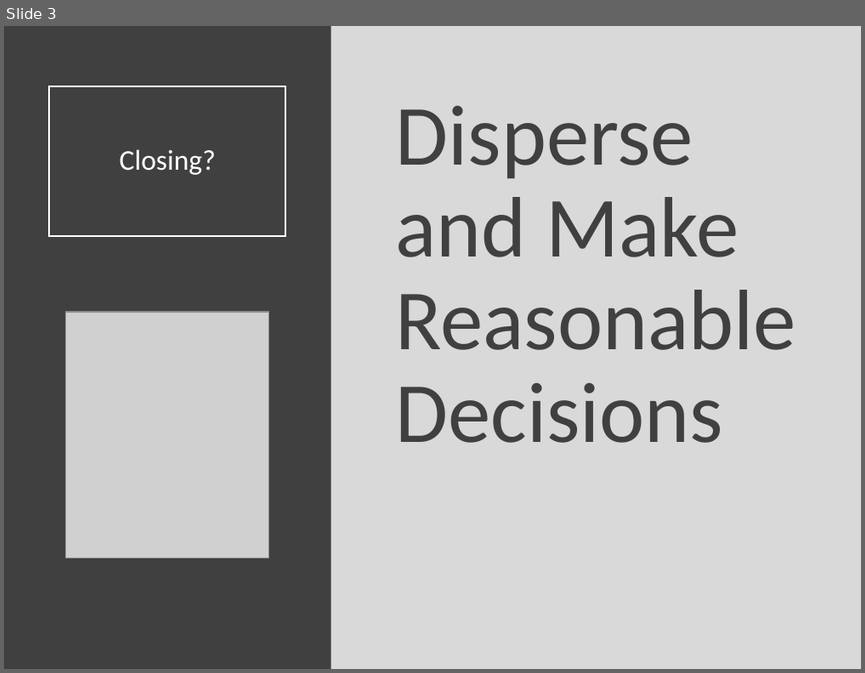
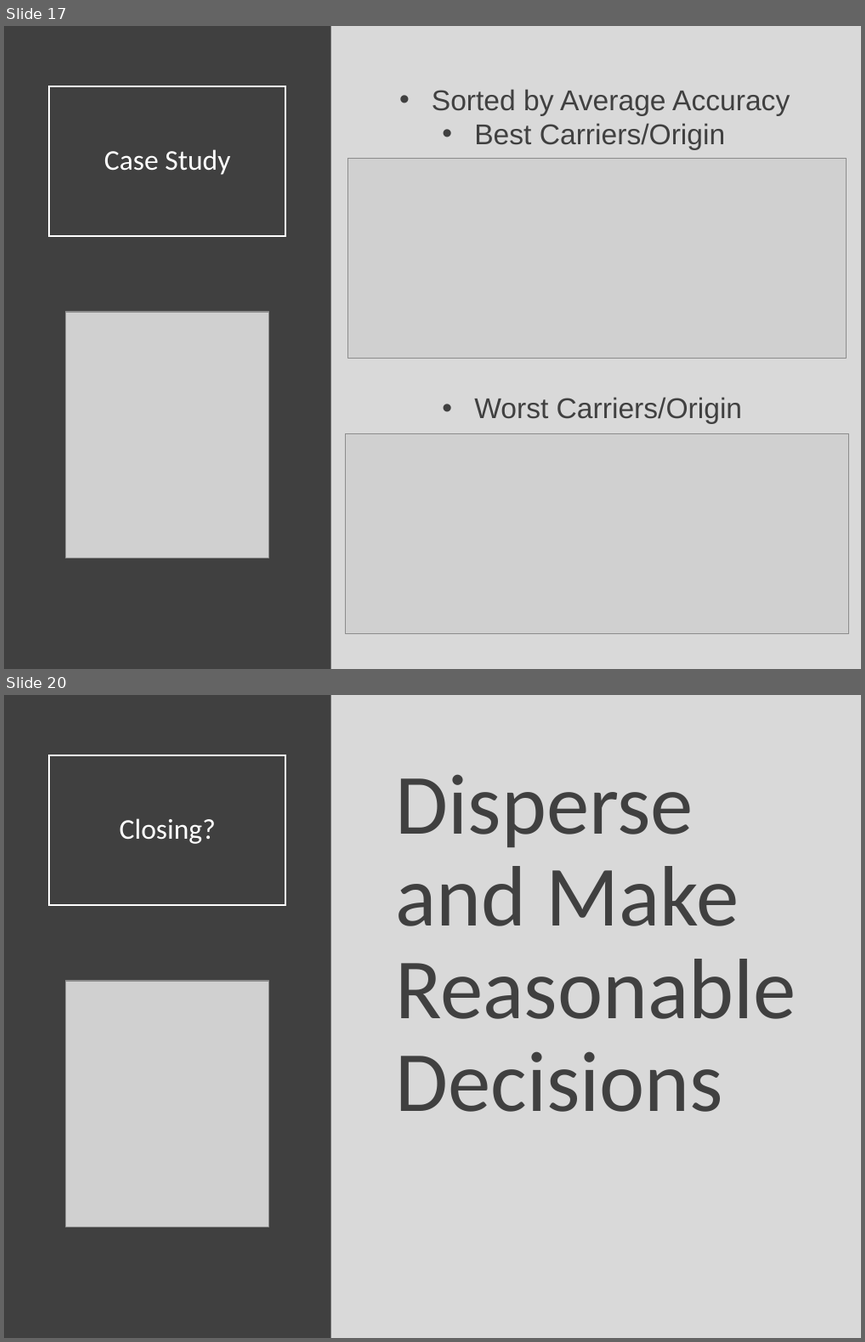
Before and after one commit to Yixf-Self/STOR320_WEBSITE, a slide deck: Lecture/Lecture 6/Lecture 6.pptx. Shown one above the other, each under a label of ours: slide 3 before the commit, slides 17 and 20 after it; the slides between them are not shown. The pictures are 865x673 and 865x1342 pixels, drawn with LibreOffice and Linux fonts; fonts in the diff are those of the drawing; grey boxes stand for pictures. Boxes give left, top, right and bottom in pixels: in the first picture for what was removed or moved away, otherwise in the second. Text is boxed around its words. In the diff, an @@ line names an element or a change of style, - is before the commit and + after.

```diff
--- a/Lecture/Lecture 6/Lecture 6.pptx
+++ b/Lecture/Lecture 6/Lecture 6.pptx
@@ slide 17 added at (4,26,861,669), background #D9D9D9 @@
@@ rectangle added at (4,26,331,669), fill #404040 @@
@@ title added at (49,86,286,236), outline #FFFFFF 1.5 pt, 24 pt, text #FFFFFF @@
+Case Study
@@ text added at (432,89,789,424), 24 pt, text #404040 @@
+• Sorted by Average Accuracy
+  • Best Carriers/Origin
+  • Worst Carriers/Origin
@@ picture added at (348,158,846,358) @@
@@ picture added at (66,312,268,557) @@
@@ picture added at (346,434,849,634) @@
@@ what was slide 3 is now slide 20 @@
```
Also in this commit, not shown: 1 slide changed, 16 other slides added, 6 other files.
